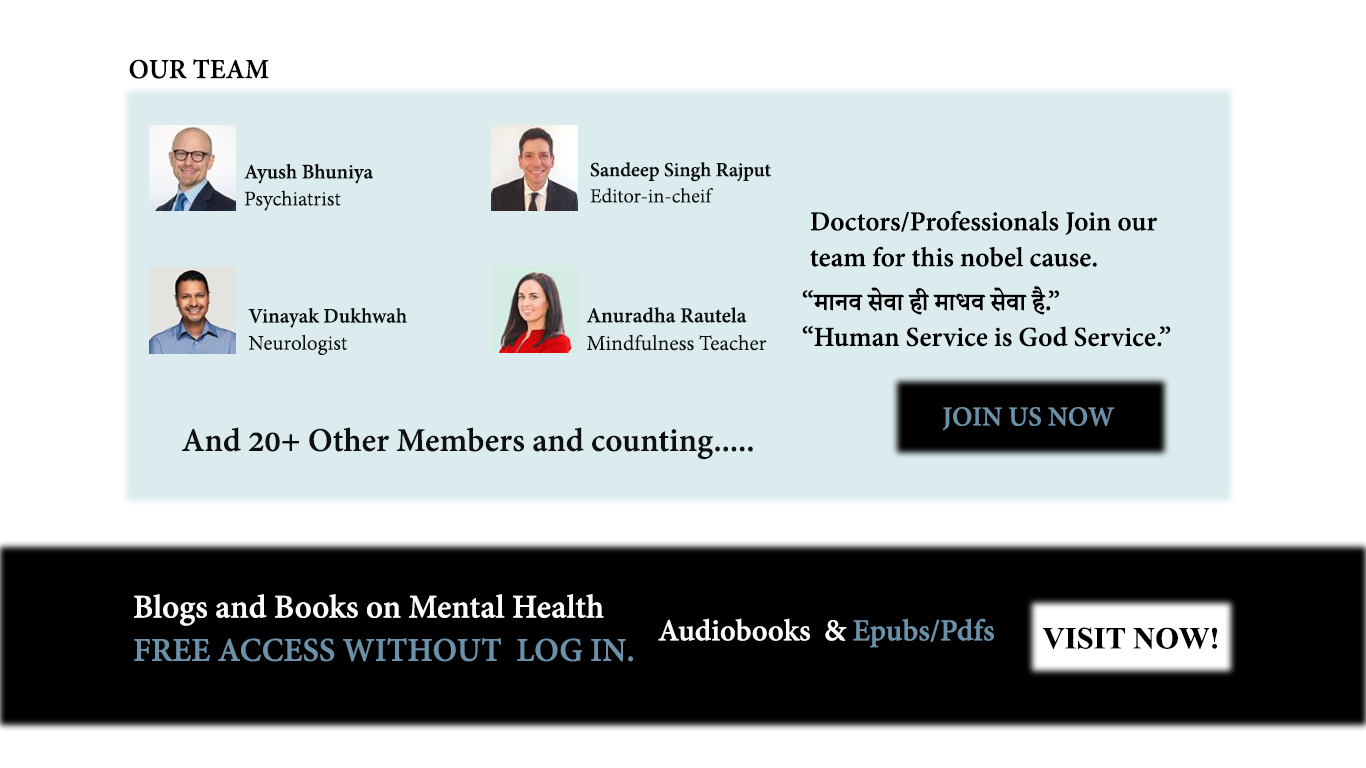
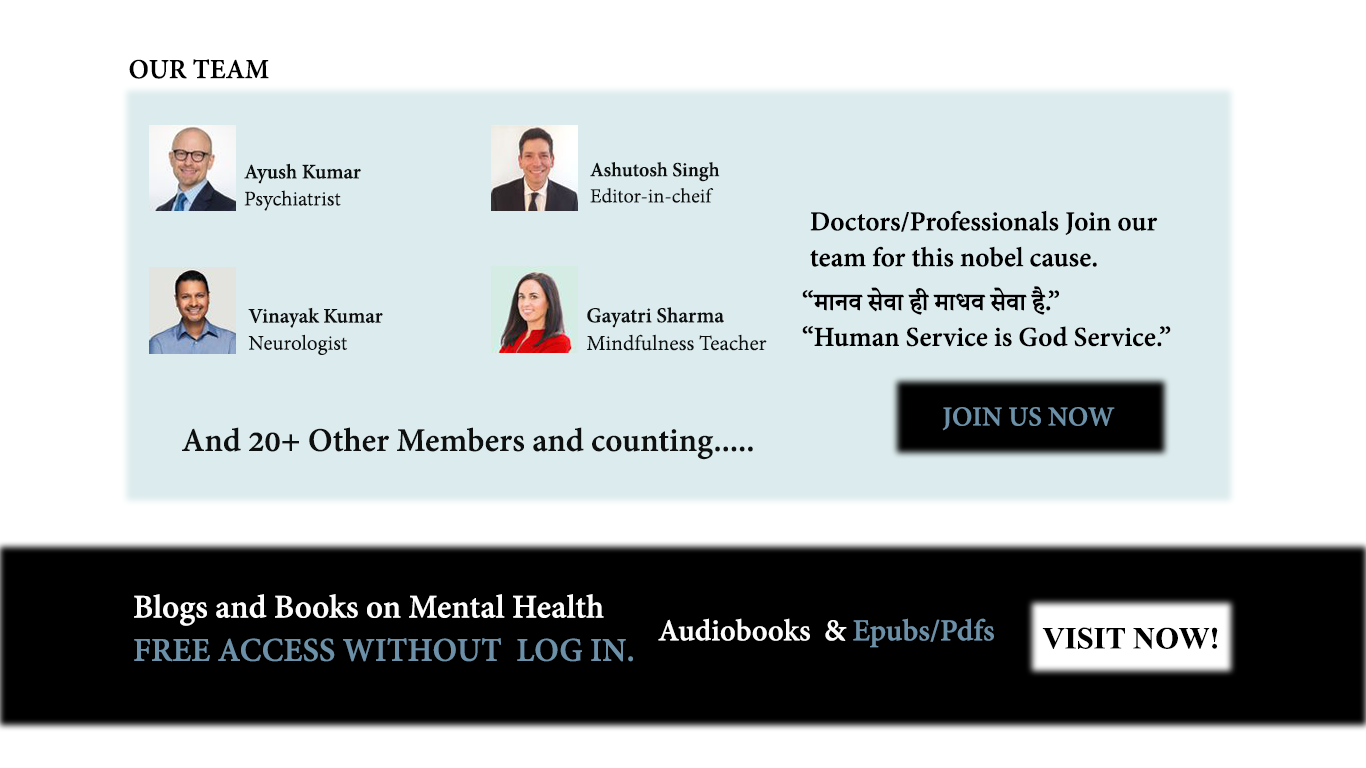
Comparing the layer stacks of the two (1366, 768) images. Changes:
renamed "Sandeep Singh Rajput Editor-in-cheif" to "Ashutosh Singh Editor-in-cheif", painted on it over [590,162,771,182]
renamed "Anuradha Rautela Mindfulness Teacher" to "Gayatri Sharma Mindfulness Teacher", painted on it over [586,307,747,328]
renamed "Vinayak Dukhwah Neurologist" to "Vinayak Kumar Neurologist", painted on it over [328,307,407,323]
renamed "Ayush Bhuniya Psychiatrist" to "Ayush Kumar Psychiatrist", painted on it over [302,163,373,184]
